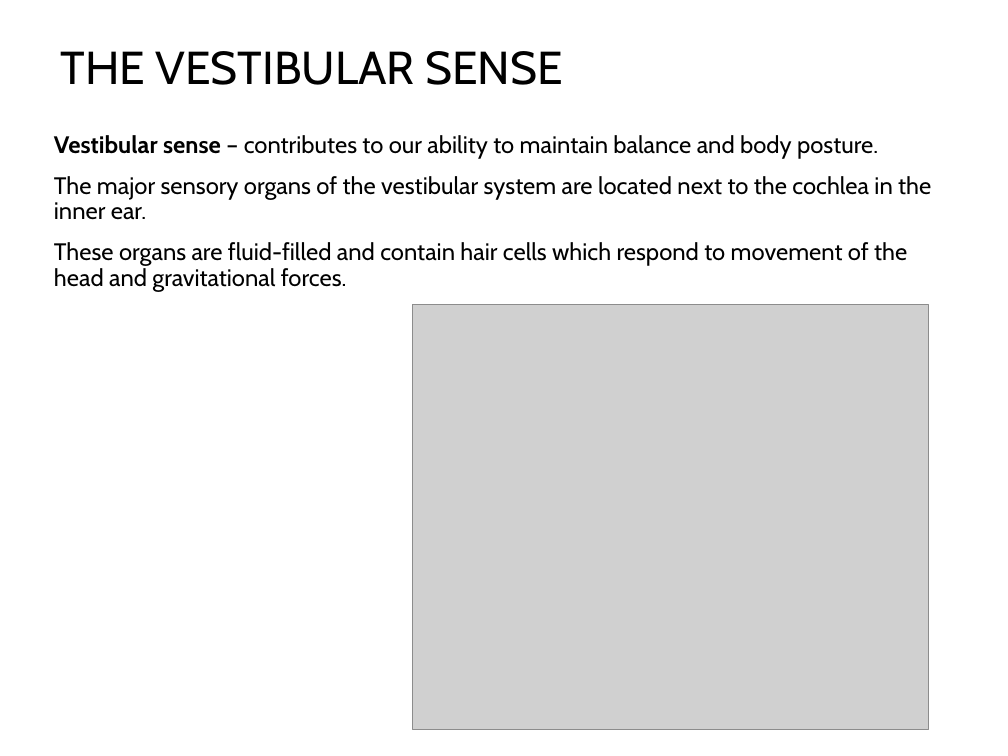
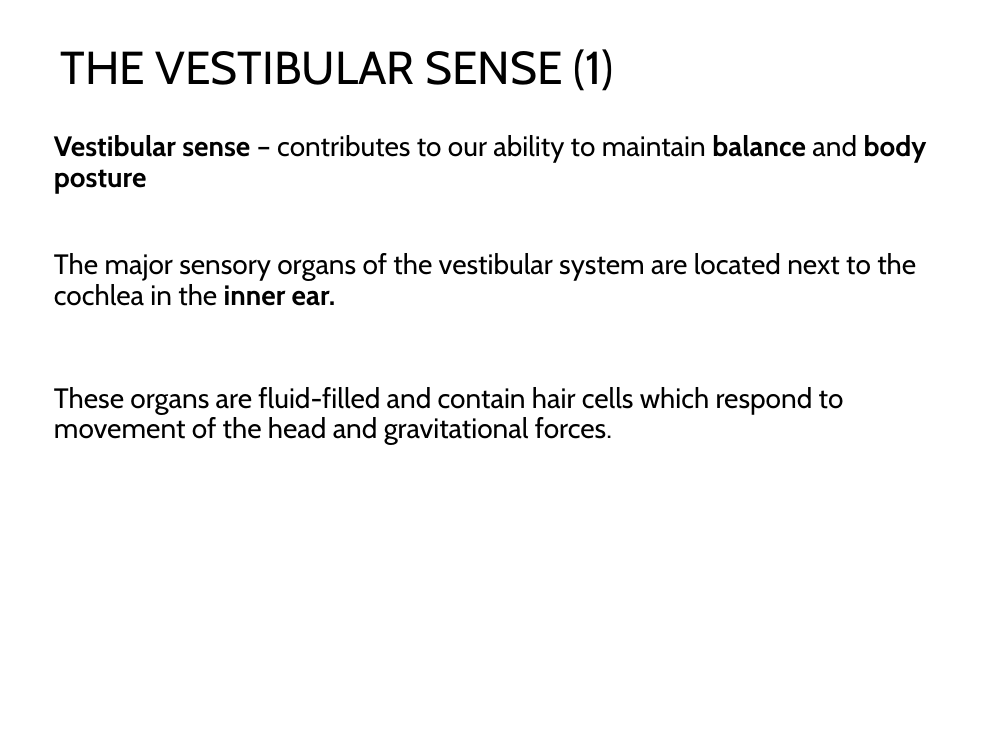
Before and after one commit to npm27/Teaching-Materials, a slide deck: slide 45 of Gen Psych II/Slides/5 Sensation and Perception.pptx (slide 42 before the commit). Drawn at 1008x756 pixels with LibreOffice and Linux fonts; fonts in the diff are those of the drawing; grey boxes stand for pictures. Boxes give left, top, right and bottom in pixels: in the first picture for what was removed or moved away, otherwise in the second. Text is boxed around its words. In the diff, an @@ line names an element or a change of style, - is before the commit and + after.

```diff
--- a/Gen Psych II/Slides/5 Sensation and Perception.pptx
+++ b/Gen Psych II/Slides/5 Sensation and Perception.pptx
@@ title at box(60, 49, 613, 91): text changed @@
-THE VESTIBULAR SENSE
+THE VESTIBULAR SENSE (1)
@@ text at box(54, 135, 927, 193): text changed; size 17 to 20 pt @@
-Vestibular sense – contributes to our ability to maintain balance and body posture.
+Vestibular sense – contributes to our ability to maintain balance and body posture
@@ text at box(54, 253, 916, 444): size 17 to 20 pt in "The major sensory organs of the vestibular ...", "These organs are fluid-filled and contain hair ..."; bold on in "inner ear." @@
@@ picture removed at box(413, 304, 928, 730) @@
```
Also in this commit, not shown: 10 other slides changed, 6 slides added, 3 slides removed, 29 other files.
